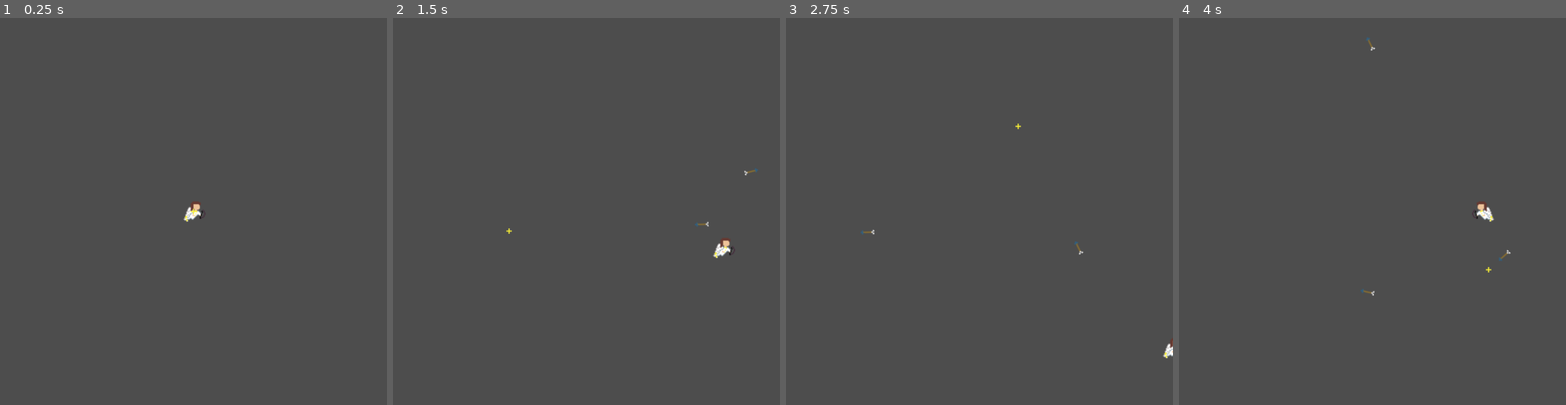
Above: before the commit, frames 1-4 (left to right).
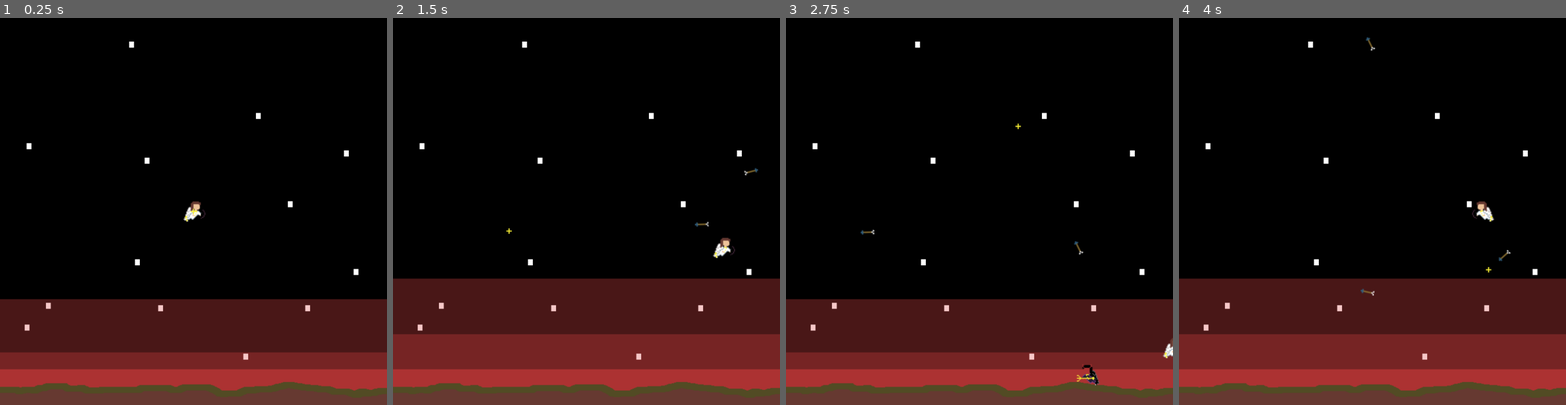
Above: after the commit, the same moments.

Repository: naturalUnnerving/save-our-souls
Game: Godot game, scene res://Scenes/main.tscn
Two runs of this game, one before a commit and one after it. Both use one fixed random seed, a clock stepped at 60 frames per second and the inputs below.
Inputs (mouse positions are in pixels of both pictures, inside the frame that each line leads up to):
- Up to frame 1 (0.25 s): no input
- Up to frame 2 (1.5 s): move the mouse to (671, 192) at 0.52 s; hold D (Move right) 0.53-1.28 s; click (671, 192) at 0.6 s; move the mouse to (509, 230) at 1.27 s; hold S (Move down) from 1.28 s (still down); click (509, 230) at 1.35 s
- Up to frame 3 (2.75 s): move the mouse to (1018, 126) at 2.02 s; release S (Move down) at 2.03 s; hold D (Move right) from 2.03 s (still down); click (1018, 126) at 2.1 s
- Up to frame 4 (4 s): move the mouse to (1353, 288) at 2.77 s; release D (Move right) at 2.78 s; hold W (Move up) 2.78-3.53 s; click (1353, 288) at 2.85 s; move the mouse to (1488, 269) at 3.52 s; hold A (Mode left) from 3.53 s (still down); click (1488, 269) at 3.6 s

The runs differ from the first frame. In frame 1, 100% of the frame differs, in the area x 0-100%, y 0-100%; in frame 2, 100%; in frame 3, 100%; in frame 4, 100%.

Commit message:
Demons throw pitchforks, added background

Diff:
--- a/Scenes/demon_attack.tscn
+++ b/Scenes/demon_attack.tscn
@@ -41,4 +41,8 @@
 
 [node name="VisibleOnScreenNotifier2D" type="VisibleOnScreenNotifier2D" parent="."]
 
+[node name="Pitchfork timer" type="Timer" parent="."]
+autostart = true
+
 [connection signal="screen_exited" from="VisibleOnScreenNotifier2D" to="." method="_on_visible_on_screen_notifier_2d_screen_exited"]
+[connection signal="timeout" from="Pitchfork timer" to="." method="_on_pitchfork_timer_timeout"]
--- a/Scenes/help_me.tscn
+++ b/Scenes/help_me.tscn
@@ -1,5 +1,6 @@
-[gd_scene load_steps=6 format=3 uid="uid://bqnkfmoumcj3d"]
+[gd_scene load_steps=7 format=3 uid="uid://bqnkfmoumcj3d"]
 
+[ext_resource type="Script" path="res://scripts/help_me.gd" id="1_0xvga"]
 [ext_resource type="Texture2D" uid="uid://cxxqacfge0ghg" path="res://Sprites/helpme-Sheet.png" id="1_4n768"]
 
 [sub_resource type="AtlasTexture" id="AtlasTexture_x7aoc"]
@@ -27,6 +28,7 @@
 [sub_resource type="CapsuleShape2D" id="CapsuleShape2D_v63d6"]
 
 [node name="RigidBody2D" type="RigidBody2D"]
+script = ExtResource("1_0xvga")
 
 [node name="AnimatedSprite2D" type="AnimatedSprite2D" parent="."]
 scale = Vector2(2, 2)
--- a/Scenes/main.tscn
+++ b/Scenes/main.tscn
@@ -1,24 +1,71 @@
-[gd_scene load_steps=4 format=3 uid="uid://db72y1tfogsr3"]
+[gd_scene load_steps=11 format=3 uid="uid://db72y1tfogsr3"]
 
 [ext_resource type="PackedScene" uid="uid://wkhy84ib176x" path="res://Scenes/angel.tscn" id="1_7btlb"]
 [ext_resource type="Script" path="res://scripts/main.gd" id="1_lcpdf"]
 [ext_resource type="PackedScene" uid="uid://bdn1s6cistw1p" path="res://Scenes/target.tscn" id="2_3l1g3"]
+[ext_resource type="Texture2D" uid="uid://y12killhd8dm" path="res://Sprites/background-Sheet.png" id="4_f12jj"]
+[ext_resource type="Script" path="res://scripts/background.gd" id="4_ocinc"]
 
-[node name="World" type="Node" groups=["Arrows", "attack_demons"]]
+[sub_resource type="AtlasTexture" id="AtlasTexture_jl3wf"]
+atlas = ExtResource("4_f12jj")
+region = Rect2(0, 0, 800, 640)
+
+[sub_resource type="AtlasTexture" id="AtlasTexture_c43kg"]
+atlas = ExtResource("4_f12jj")
+region = Rect2(800, 0, 800, 640)
+
+[sub_resource type="AtlasTexture" id="AtlasTexture_vgn42"]
+atlas = ExtResource("4_f12jj")
+region = Rect2(1600, 0, 800, 640)
+
+[sub_resource type="AtlasTexture" id="AtlasTexture_trs7p"]
+atlas = ExtResource("4_f12jj")
+region = Rect2(2400, 0, 800, 640)
+
+[sub_resource type="SpriteFrames" id="SpriteFrames_aa0jy"]
+animations = [{
+"frames": [{
+"duration": 1.0,
+"texture": SubResource("AtlasTexture_jl3wf")
+}, {
+"duration": 1.0,
+"texture": SubResource("AtlasTexture_c43kg")
+}, {
+"duration": 1.0,
+"texture": SubResource("AtlasTexture_vgn42")
+}, {
+"duration": 1.0,
+"texture": SubResource("AtlasTexture_trs7p")
+}],
+"loop": true,
+"name": &"default",
+"speed": 5.0
+}]
+
+[node name="World" type="Node" groups=["Angel", "Arrows", "Souls", "attack_demons"]]
 script = ExtResource("1_lcpdf")
 
 [node name="Angel" parent="." instance=ExtResource("1_7btlb")]
+z_index = 1
 position = Vector2(425, 425)
 
 [node name="Target" parent="." instance=ExtResource("2_3l1g3")]
 position = Vector2(425, 425)
 
 [node name="Attack demon timer" type="Timer" parent="."]
-wait_time = 5.0
+wait_time = 2.0
 autostart = true
 
 [node name="Start timer" type="Timer" parent="."]
 one_shot = true
 autostart = true
 
+[node name="Background" type="Node2D" parent="."]
+position = Vector2(425, 425)
+scale = Vector2(1.06251, 1.328)
+script = ExtResource("4_ocinc")
+
+[node name="AnimatedSprite2D" type="AnimatedSprite2D" parent="Background"]
+sprite_frames = SubResource("SpriteFrames_aa0jy")
+
 [connection signal="timeout" from="Attack demon timer" to="." method="_on_attack_demon_timer_timeout"]
--- a/Scenes/pitchfork.tscn
+++ b/Scenes/pitchfork.tscn
@@ -1,8 +1,9 @@
-[gd_scene load_steps=4 format=3 uid="uid://bp3s21qfudyx6"]
+[gd_scene load_steps=5 format=3 uid="uid://bgymc8qteolle"]
 
 [ext_resource type="Texture2D" uid="uid://cpy17b2jekbg1" path="res://Sprites/pitchfork.png" id="1_4wtg1"]
+[ext_resource type="Script" path="res://scripts/pitchfork.gd" id="1_wkd1q"]
 
-[sub_resource type="SpriteFrames" id="SpriteFrames_y04gh"]
+[sub_resource type="SpriteFrames" id="SpriteFrames_0dquu"]
 animations = [{
 "frames": [{
 "duration": 1.0,
@@ -13,15 +14,21 @@
 "speed": 5.0
 }]
 
-[sub_resource type="CapsuleShape2D" id="CapsuleShape2D_vgv72"]
+[sub_resource type="CapsuleShape2D" id="CapsuleShape2D_ai81g"]
 
-[node name="RigidBody2D" type="RigidBody2D"]
+[node name="Pitchfork" type="Area2D"]
+script = ExtResource("1_wkd1q")
 
 [node name="AnimatedSprite2D" type="AnimatedSprite2D" parent="."]
 scale = Vector2(2, 2)
-sprite_frames = SubResource("SpriteFrames_y04gh")
+sprite_frames = SubResource("SpriteFrames_0dquu")
 
 [node name="CollisionShape2D" type="CollisionShape2D" parent="."]
 rotation = 1.5708
 scale = Vector2(1, 1.5)
-shape = SubResource("CapsuleShape2D_vgv72")
+shape = SubResource("CapsuleShape2D_ai81g")
+
+[node name="VisibleOnScreenNotifier2D" type="VisibleOnScreenNotifier2D" parent="."]
+
+[connection signal="area_entered" from="." to="." method="_on_area_entered"]
+[connection signal="screen_exited" from="VisibleOnScreenNotifier2D" to="." method="_on_visible_on_screen_notifier_2d_screen_exited"]
--- /dev/null
+++ b/ico.svg
@@ -0,0 +1,115 @@
+<?xml version="1.0" encoding="UTF-8" ?>
+<svg version="1.1" width="14" height="13" xmlns="http://www.w3.org/2000/svg" shape-rendering="crispEdges">
+<rect x="2" y="1" width="1" height="1" fill="#AC3232" />
+<rect x="12" y="1" width="1" height="1" fill="#AC3232" />
+<rect x="2" y="2" width="1" height="1" fill="#AC3232" />
+<rect x="3" y="2" width="1" height="1" fill="#000000" />
+<rect x="4" y="2" width="1" height="1" fill="#000000" />
+<rect x="5" y="2" width="1" height="1" fill="#000000" />
+<rect x="6" y="2" width="1" height="1" fill="#000000" />
+<rect x="7" y="2" width="1" height="1" fill="#000000" />
+<rect x="8" y="2" width="1" height="1" fill="#000000" />
+<rect x="9" y="2" width="1" height="1" fill="#000000" />
+<rect x="12" y="2" width="1" height="1" fill="#AC3232" />
+<rect x="2" y="3" width="1" height="1" fill="#AC3232" />
+<rect x="3" y="3" width="1" height="1" fill="#000000" />
+<rect x="4" y="3" width="1" height="1" fill="#000000" />
+<rect x="5" y="3" width="1" height="1" fill="#000000" />
+<rect x="6" y="3" width="1" height="1" fill="#000000" />
+<rect x="7" y="3" width="1" height="1" fill="#000000" />
+<rect x="8" y="3" width="1" height="1" fill="#000000" />
+<rect x="9" y="3" width="1" height="1" fill="#000000" />
+<rect x="10" y="3" width="1" height="1" fill="#000000" />
+<rect x="12" y="3" width="1" height="1" fill="#AC3232" />
+<rect x="1" y="4" width="1" height="1" fill="#000000" />
+<rect x="2" y="4" width="1" height="1" fill="#000000" />
+<rect x="3" y="4" width="1" height="1" fill="#AC3232" />
+<rect x="4" y="4" width="1" height="1" fill="#000000" />
+<rect x="5" y="4" width="1" height="1" fill="#000000" />
+<rect x="6" y="4" width="1" height="1" fill="#000000" />
+<rect x="7" y="4" width="1" height="1" fill="#000000" />
+<rect x="8" y="4" width="1" height="1" fill="#000000" />
+<rect x="9" y="4" width="1" height="1" fill="#000000" />
+<rect x="10" y="4" width="1" height="1" fill="#000000" />
+<rect x="11" y="4" width="1" height="1" fill="#AC3232" />
+<rect x="1" y="5" width="1" height="1" fill="#000000" />
+<rect x="2" y="5" width="1" height="1" fill="#000000" />
+<rect x="3" y="5" width="1" height="1" fill="#000000" />
+<rect x="4" y="5" width="1" height="1" fill="#AC3232" />
+<rect x="5" y="5" width="1" height="1" fill="#AC3232" />
+<rect x="6" y="5" width="1" height="1" fill="#AC3232" />
+<rect x="7" y="5" width="1" height="1" fill="#AC3232" />
+<rect x="8" y="5" width="1" height="1" fill="#AC3232" />
+<rect x="9" y="5" width="1" height="1" fill="#AC3232" />
+<rect x="10" y="5" width="1" height="1" fill="#AC3232" />
+<rect x="11" y="5" width="1" height="1" fill="#000000" />
+<rect x="0" y="6" width="1" height="1" fill="#696A6A" />
+<rect x="1" y="6" width="1" height="1" fill="#000000" />
+<rect x="2" y="6" width="1" height="1" fill="#000000" />
+<rect x="3" y="6" width="1" height="1" fill="#000000" />
+<rect x="4" y="6" width="1" height="1" fill="#AC3232" />
+<rect x="5" y="6" width="1" height="1" fill="#AC3232" />
+<rect x="6" y="6" width="1" height="1" fill="#AC3232" />
+<rect x="7" y="6" width="1" height="1" fill="#AC3232" />
+<rect x="8" y="6" width="1" height="1" fill="#AC3232" />
+<rect x="9" y="6" width="1" height="1" fill="#AC3232" />
+<rect x="10" y="6" width="1" height="1" fill="#AC3232" />
+<rect x="0" y="7" width="1" height="1" fill="#000000" />
+<rect x="1" y="7" width="1" height="1" fill="#000000" />
+<rect x="2" y="7" width="1" height="1" fill="#000000" />
+<rect x="3" y="7" width="1" height="1" fill="#000000" />
+<rect x="4" y="7" width="1" height="1" fill="#AC3232" />
+<rect x="5" y="7" width="1" height="1" fill="#AC3232" />
+<rect x="6" y="7" width="1" height="1" fill="#AC3232" />
+<rect x="7" y="7" width="1" height="1" fill="#AC3232" />
+<rect x="8" y="7" width="1" height="1" fill="#AC3232" />
+<rect x="9" y="7" width="1" height="1" fill="#AC3232" />
+<rect x="10" y="7" width="1" height="1" fill="#AC3232" />
+<rect x="0" y="8" width="1" height="1" fill="#000000" />
+<rect x="1" y="8" width="1" height="1" fill="#000000" />
+<rect x="2" y="8" width="1" height="1" fill="#000000" />
+<rect x="3" y="8" width="1" height="1" fill="#000000" />
+<rect x="4" y="8" width="1" height="1" fill="#AC3232" />
+<rect x="5" y="8" width="1" height="1" fill="#AC3232" />
+<rect x="6" y="8" width="1" height="1" fill="#AC3232" />
+<rect x="7" y="8" width="1" height="1" fill="#AC3232" />
+<rect x="8" y="8" width="1" height="1" fill="#AC3232" />
+<rect x="9" y="8" width="1" height="1" fill="#AC3232" />
+<rect x="10" y="8" width="1" height="1" fill="#AC3232" />
+<rect x="0" y="9" width="1" height="1" fill="#000000" />
+<rect x="1" y="9" width="1" height="1" fill="#000000" />
+<rect x="2" y="9" width="1" height="1" fill="#000000" />
+<rect x="3" y="9" width="1" height="1" fill="#000000" />
+<rect x="4" y="9" width="1" height="1" fill="#AC3232" />
+<rect x="5" y="9" width="1" height="1" fill="#AC3232" />
+<rect x="6" y="9" width="1" height="1" fill="#AC3232" />
+<rect x="7" y="9" width="1" height="1" fill="#AC3232" />
+<rect x="8" y="9" width="1" height="1" fill="#AC3232" />
+<rect x="9" y="9" width="1" height="1" fill="#AC3232" />
+<rect x="10" y="9" width="1" height="1" fill="#AC3232" />
+<rect x="0" y="10" width="1" height="1" fill="#696A6A" />
+<rect x="1" y="10" width="1" height="1" fill="#000000" />
+<rect x="2" y="10" width="1" height="1" fill="#000000" />
+<rect x="3" y="10" width="1" height="1" fill="#000000" />
+<rect x="5" y="10" width="1" height="1" fill="#AC3232" />
+<rect x="6" y="10" width="1" height="1" fill="#AC3232" />
+<rect x="7" y="10" width="1" height="1" fill="#AC3232" />
+<rect x="8" y="10" width="1" height="1" fill="#AC3232" />
+<rect x="9" y="10" width="1" height="1" fill="#AC3232" />
+<rect x="0" y="11" width="1" height="1" fill="#000000" />
+<rect x="1" y="11" width="1" height="1" fill="#000000" />
+<rect x="2" y="11" width="1" height="1" fill="#000000" />
+<rect x="3" y="11" width="1" height="1" fill="#B6B1B1" />
+<rect x="5" y="11" width="1" height="1" fill="#AC3232" />
+<rect x="6" y="11" width="1" height="1" fill="#AC3232" />
+<rect x="7" y="11" width="1" height="1" fill="#AC3232" />
+<rect x="0" y="12" width="1" height="1" fill="#000000" />
+<rect x="1" y="12" width="1" height="1" fill="#000000" />
+<rect x="2" y="12" width="1" height="1" fill="#000000" />
+<rect x="4" y="12" width="1" height="1" fill="#76428A" />
+<rect x="5" y="12" width="1" height="1" fill="#FBF236" />
+<rect x="6" y="12" width="1" height="1" fill="#FBF236" />
+<rect x="7" y="12" width="1" height="1" fill="#FBF236" />
+<rect x="8" y="12" width="1" height="1" fill="#76428A" />
+<rect x="9" y="12" width="1" height="1" fill="#76428A" />
+</svg>
--- a/icon.svg
+++ /dev/null
@@ -1 +0,0 @@
-<svg xmlns="http://www.w3.org/2000/svg" width="128" height="128"><rect width="124" height="124" x="2" y="2" fill="#363d52" stroke="#212532" stroke-width="4" rx="14"/><g fill="#fff" transform="translate(12.322 12.322)scale(.101)"><path d="M105 673v33q407 354 814 0v-33z"/><path fill="#478cbf" d="m105 673 152 14q12 1 15 14l4 67 132 10 8-61q2-11 15-15h162q13 4 15 15l8 61 132-10 4-67q3-13 15-14l152-14V427q30-39 56-81-35-59-83-108-43 20-82 47-40-37-88-64 7-51 8-102-59-28-123-42-26 43-46 89-49-7-98 0-20-46-46-89-64 14-123 42 1 51 8 102-48 27-88 64-39-27-82-47-48 49-83 108 26 42 56 81zm0 33v39c0 276 813 276 814 0v-39l-134 12-5 69q-2 10-14 13l-162 11q-12 0-16-11l-10-65H446l-10 65q-4 11-16 11l-162-11q-12-3-14-13l-5-69z"/><path d="M483 600c0 34 58 34 58 0v-86c0-34-58-34-58 0z"/><circle cx="725" cy="526" r="90"/><circle cx="299" cy="526" r="90"/></g><g fill="#414042" transform="translate(12.322 12.322)scale(.101)"><circle cx="307" cy="532" r="60"/><circle cx="717" cy="532" r="60"/></g></svg>
--- a/project.godot
+++ b/project.godot
@@ -15,7 +15,7 @@
 config/version="0.0"
 run/main_scene="res://Scenes/main.tscn"
 config/features=PackedStringArray("4.3", "GL Compatibility")
-config/icon="res://icon.svg"
+config/icon="res://ico.svg"
 
 [display]
 
@@ -27,6 +27,8 @@
 
 Arrows="Number of arrows on scene at once"
 attack_demons="group of attack demon type enemies"
+Angel="The angel group"
+Souls=""
 
 [input]
 
--- a/scripts/angel.gd
+++ b/scripts/angel.gd
@@ -9,6 +9,7 @@
 func _ready():
 	screen_size = get_viewport_rect().size
 	$AnimatedSprite2D.play()
+	add_to_group("Angel")
 
 # Called every frame. 'delta' is the elapsed time since the previous frame.
 func _process(delta):
--- /dev/null
+++ b/scripts/background.gd
@@ -0,0 +1,11 @@
+extends Node2D
+
+
+# Called when the node enters the scene tree for the first time.
+func _ready():
+	$AnimatedSprite2D.play()
+
+
+# Called every frame. 'delta' is the elapsed time since the previous frame.
+func _process(delta):
+	pass
--- a/scripts/demon_attack.gd
+++ b/scripts/demon_attack.gd
@@ -1,6 +1,7 @@
 extends Area2D
 
 @onready var angel = get_node("../Angel")
+var pitchfork = preload("res://Scenes/pitchfork.tscn")
 var target
 var direction
 var speed
@@ -36,3 +37,7 @@
 		x = screen_size.x
 	position.x = x
 	position.y = y
+
+func _on_pitchfork_timer_timeout():
+	var newPitchfork = pitchfork.instantiate()
+	add_sibling(newPitchfork)
--- /dev/null
+++ b/scripts/help_me.gd
@@ -0,0 +1,14 @@
+extends RigidBody2D
+
+var limit
+var screen_size
+
+# Called when the node enters the scene tree for the first time.
+func _ready():
+	screen_size = get_viewport_rect().size
+	limit = screen_size * 0.9529
+
+
+# Called every frame. 'delta' is the elapsed time since the previous frame.
+func _process(delta):
+	position = position.clamp(Vector2.ZERO, limit)
--- /dev/null
+++ b/scripts/pitchfork.gd
@@ -0,0 +1,31 @@
+extends Area2D
+
+@onready var angel = get_node("../Angel")
+var direction
+var speed
+var velocity
+
+# Called when the node enters the scene tree for the first time.
+func _ready():
+	$AnimatedSprite2D.play()
+	var demon = get_tree().get_nodes_in_group("attack_demons")[1]
+	position = demon.position
+	var target = angel.position
+	direction = (target - position).normalized()
+	speed = 400
+	velocity = speed * direction
+	global_rotation = direction.angle()
+
+
+# Called every frame. 'delta' is the elapsed time since the previous frame.
+func _process(delta):
+	position += velocity * delta
+
+
+func _on_visible_on_screen_notifier_2d_screen_exited():
+	queue_free()
+
+
+func _on_area_entered(area):
+	if (area.is_in_group("Angel")):
+		queue_free()
Binary file added: Sprites/background-Sheet.png
Not shown, changed: Sprites/background-Sheet.png.import
Not shown, added: ico.svg.import
